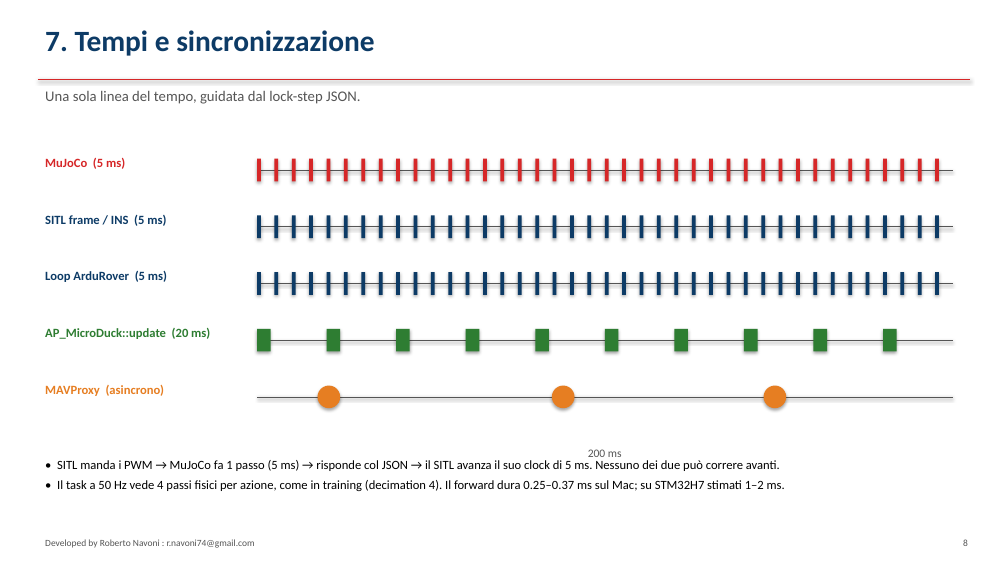
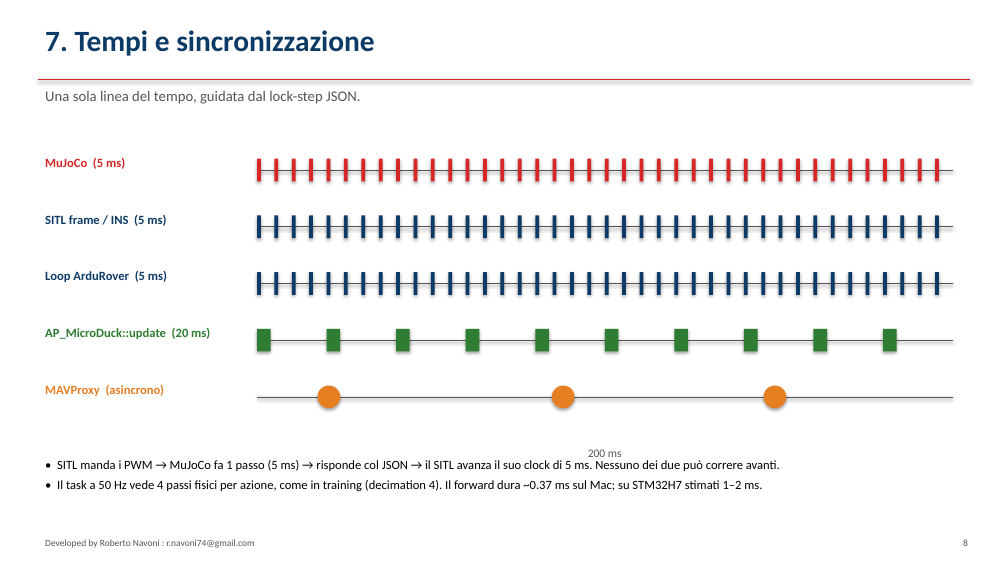
Before and after one commit to virtualrobotix/Arudpilot-Neural-Mixer, a slide deck: slide 8 of docs/architettura-integrazione.pptx. Drawn at 1008x567 pixels with LibreOffice and Linux fonts; fonts in the diff are those of the drawing. Boxes give left, top, right and bottom in pixels: in the first picture for what was removed or moved away, otherwise in the second. Text is boxed around its words. In the diff, an @@ line names an element or a change of style, - is before the commit and + after.

```diff
--- a/docs/architettura-integrazione.pptx
+++ b/docs/architettura-integrazione.pptx
@@ text at (x1=57, y1=480, x2=762, y2=491): text changed @@
-• Il task a 50 Hz vede 4 passi fisici per azione, come in training (decimation 4). Il forward dura 0.25–0.37 ms sul Mac; su STM32H7 stimati 1–2 ms.
+• Il task a 50 Hz vede 4 passi fisici per azione, come in training (decimation 4). Il forward dura ~0.37 ms sul Mac; su STM32H7 stimati 1–2 ms.
```
Also in this commit, not shown: 6 other slides changed, 8 other files.
